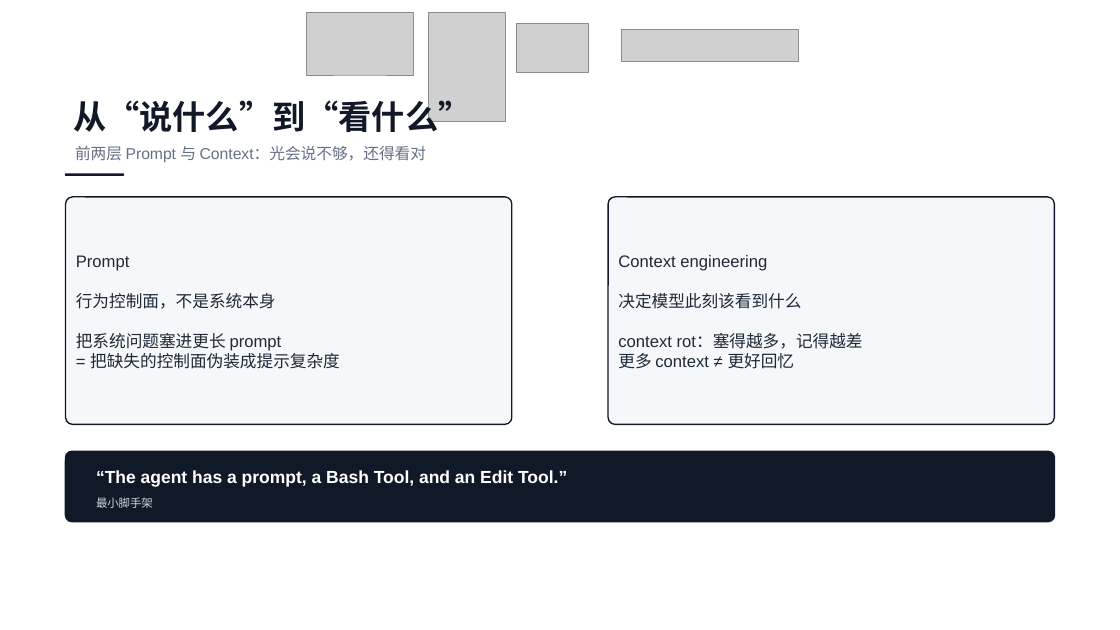
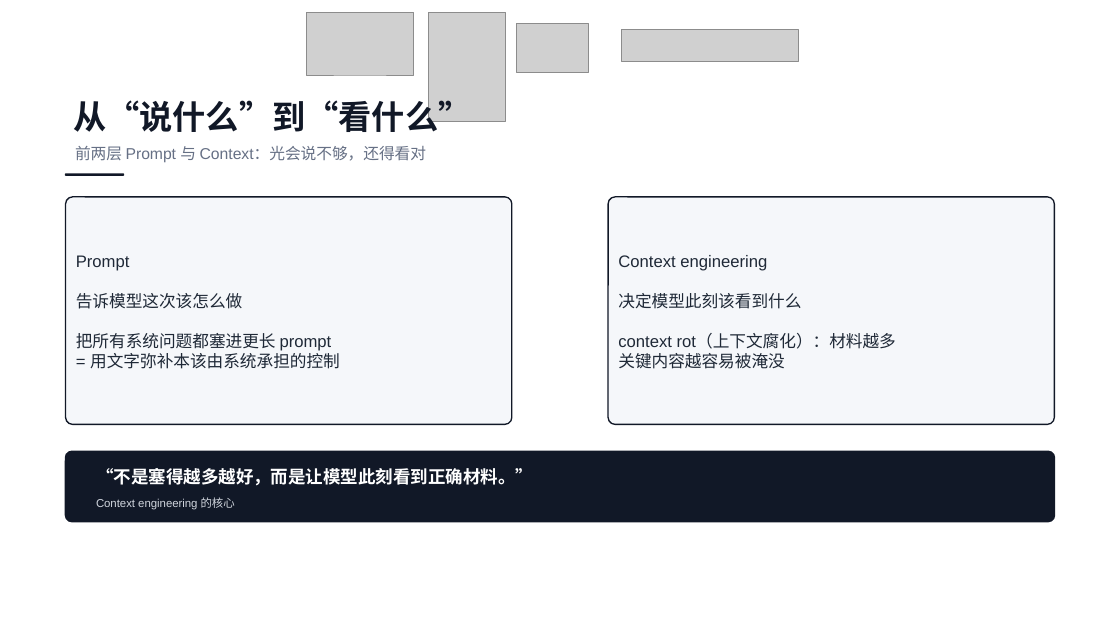
Before and after one commit to ethan-jiang-1/ai_dev_sdlc_aidc, a slide deck: slide 5 of talk-ai-coding-evolution/05_output/v3/OPC航海指南-harness-v3.pptx. Drawn at 1120x630 pixels with LibreOffice and Linux fonts; fonts in the diff are those of the drawing; grey boxes stand for pictures. Boxes give left, top, right and bottom in pixels: in the first picture for what was removed or moved away, otherwise in the second. Text is boxed around its words. In the diff, an @@ line names an element or a change of style, - is before the commit and + after.

```diff
--- a/talk-ai-coding-evolution/05_output/v3/OPC航海指南-harness-v3.pptx
+++ b/talk-ai-coding-evolution/05_output/v3/OPC航海指南-harness-v3.pptx
@@ text in rounded rectangle at (76, 293, 340, 369): text changed @@
-行为控制面，不是系统本身
-把系统问题塞进更长 prompt
-= 把缺失的控制面伪装成提示复杂度
+告诉模型这次该怎么做
+把所有系统问题都塞进更长 prompt
+= 用文字弥补本该由系统承担的控制
@@ text in rounded rectangle at (618, 333, 896, 369): text changed @@
-context rot：塞得越多，记得越差
-更多 context ≠ 更好回忆
+context rot（上下文腐化）：材料越多
+关键内容越容易被淹没
@@ text at (96, 468, 533, 486): text changed @@
-“The agent has a prompt, a Bash Tool, and an Edit Tool.”
+“不是塞得越多越好，而是让模型此刻看到正确材料。”
@@ text at (96, 497, 235, 510): text changed @@
-最小脚手架
+Context engineering 的核心
```
Also in this commit, not shown: 17 other slides changed, 2 slides added, 2 slides removed, 2 other files.
